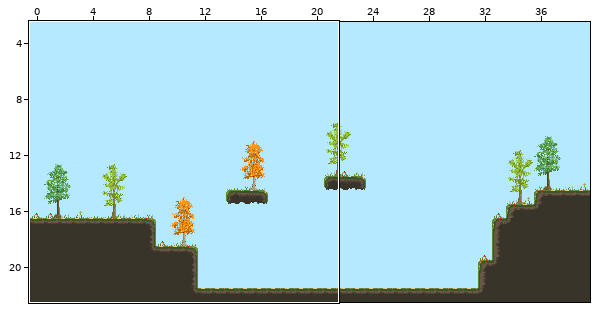
One commit to this Tiled map (JSON): src/assets/levels/level0.json. The first picture is a wide view before the edit; the outline marks the close-up.
Close-up. As it was:
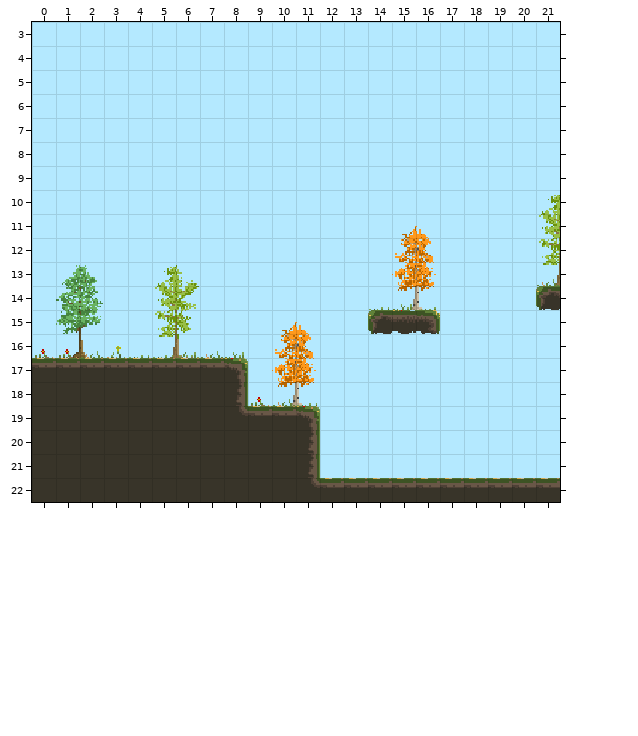
Cells are 16x16 px. Shown: x 0..21, y 3..22. The commit also changed other parts of the map, which this record leaves out.
Now the later version:
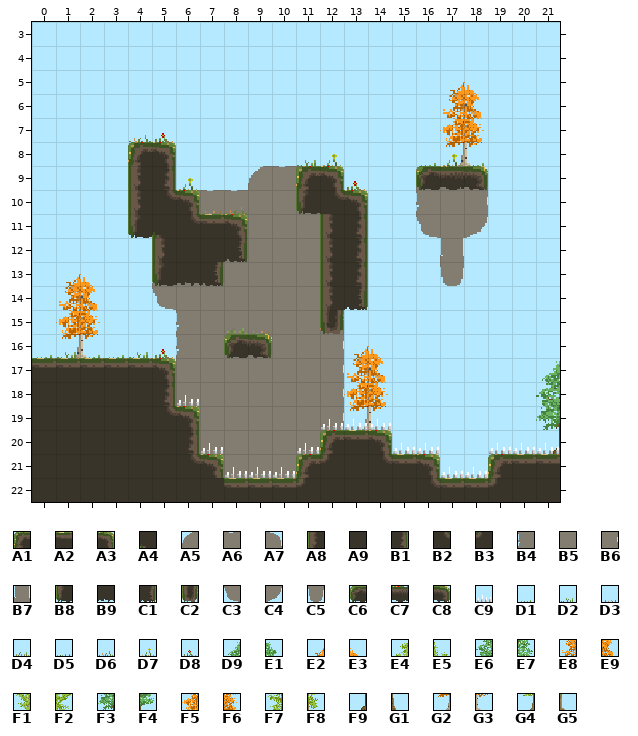
Key: from "TilesetForest": A1 0, A2 1, A3 2, A4 5, A5 8, A6 9, A7 10, A8 16, A9 17, B1 18, B2 20, B3 21, B4 24, B5 25, B6 26, B7 27, B8 32, B9 33, C1 34, C2 35, C3 40, C4 42, C5 43, C6 48, C7 49, C8 50, C9 62, D1 100, D2 101, D3 102, D4 103, D5 116, D6 117, D7 118, D8 119; from "TilesetTrees": D9 0, E1 1, E2 2, E3 3, E4 4, E5 5, E6 16, E7 17, E8 18, E9 19, F1 20, F2 21, F3 32, F4 33, F5 34, F6 35, F7 36, F8 37, F9 48, G1 49, G2 50, G3 51, G4 52, G5 53.
__ is an empty cell.
Tiles replaced or removed in this view: A2, A3, A9, B1, B2, C6, C7, C8, D1, D2, D4, D5, D6, D7, D8, D9, E1, E2, E3, E4, E5, E6, E7, E8, E9, F1, F2, F3, F4, F5, F6, F7, F8, F9, G1, G2, G3, G4, G5.
Tiles of an added or newly shown layer are drawn over the layers below it.
From old to new:
Changed rows in their new state; .. is an unchanged cell.
Layer "BackgroundLayer" (added):
first column x 5:
 9 .. .. .. .. A5 A6 A6 .. .. .. .. A5 A6 A7
10 .. A6 A6 A6 B5 B5 B5 .. .. .. .. B4 B5 B6
11 .. .. .. B5 B5 B5 B5 .. .. .. .. C3 B5 C4
12 .. .. .. B5 B5 B5 B5 .. .. .. .. .. B7 ..
13 B4 B5 B5 B5 B5 B5 B5 .. .. .. .. .. C5 ..
14 C3 B5 B5 B5 B5 B5 B5 .. .. .. .. .. .. ..
15 .. B4 B5 B5 B5 B5 B5 B6 .. .. .. .. .. ..
16 .. B4 B5 B5 B5 B5 B5 B6 .. .. .. .. .. ..
17 .. B5 B5 B5 B5 B5 B5 B6 .. .. .. .. .. ..
18 .. B5 B5 B5 B5 B5 B5 B6 .. .. .. .. .. ..
19 .. B5 B5 B5 B5 B5 B5 B6 .. .. .. .. .. ..
20 .. .. B5 B5 B5 B5 B5 B6 .. .. .. .. .. ..
21 .. .. B5 B5 B5 B5 B5 .. .. .. .. .. .. ..
Layer "GroundLayer":
first column x 4:
 8 A1 A3 .. .. .. .. .. .. .. .. .. .. .. .. .. .. .. ..
 9 A8 B1 .. .. .. .. .. A1 A3 .. .. .. C6 C7 C8 .. .. ..
10 A8 B2 A3 .. .. .. .. B8 B2 A3 .. .. .. .. .. .. .. ..
11 B8 A4 B2 A2 A3 .. .. .. A8 B1 .. .. .. .. .. .. .. ..
12 .. A8 A9 A9 C1 .. .. .. A8 B1 .. .. .. .. .. .. .. ..
13 .. B8 B9 C1 .. .. .. .. A8 B1 .. .. .. .. .. .. .. ..
14 .. .. .. .. .. .. .. .. A8 C1 .. .. .. .. .. .. .. __
15 .. .. .. .. .. .. .. .. C2 .. __ __ __ .. .. .. .. ..
16 .. .. .. .. C6 C8 .. .. .. .. .. .. .. .. .. .. .. ..
17 .. A3 __ __ __ .. .. .. .. .. .. .. .. .. .. .. .. ..
18 .. B1 __ __ __ .. .. .. .. .. .. .. .. .. .. .. .. ..
19 .. B2 A3 __ __ __ __ __ .. .. .. .. .. .. .. .. .. ..
20 .. .. B1 __ __ __ __ __ A1 A2 A3 .. .. .. .. .. .. ..
21 .. .. B2 A3 __ __ __ A1 B3 A9 B2 A2 A3 .. .. A1 A2 A2
22 .. .. .. .. A2 A2 A2 B3 A9 A9 A9 A9 B2 .. .. B3 A9 A9
Layer "Trees":
first column x 1:
 5 .. .. .. .. .. .. .. .. .. .. .. .. .. .. .. .. E2 E3 .. .. ..
 6 .. .. .. .. .. .. .. .. .. .. .. .. .. .. .. .. E8 E9 .. .. ..
 7 .. .. .. .. .. .. .. .. .. .. .. .. .. .. .. .. F5 F6 .. .. ..
 8 .. .. .. .. .. .. .. .. .. .. .. .. .. .. .. .. G2 G3 .. .. ..
10 .. .. .. .. .. .. .. .. .. .. .. .. .. .. .. .. .. .. .. .. __
11 .. .. .. .. .. .. .. .. .. .. .. .. .. .. __ __ .. .. .. .. __
12 .. .. .. .. .. .. .. .. .. .. .. .. .. .. __ __ .. .. .. .. __
13 E2 E3 .. .. __ __ .. .. .. .. .. .. .. .. __ __ .. .. .. .. __
14 E8 E9 .. .. __ __ .. .. .. .. .. .. .. .. __ __ .. .. .. .. ..
15 F5 F6 .. .. __ __ .. .. .. __ __ .. .. .. .. .. .. .. .. .. ..
16 G2 G3 .. .. __ __ .. .. .. __ __ .. E2 E3 .. .. .. .. .. .. ..
17 .. .. .. .. .. .. .. .. .. __ __ .. E8 E9 .. .. .. .. .. .. D9
18 .. .. .. .. .. .. .. .. .. __ __ .. F5 F6 .. .. .. .. .. .. E6
19 .. .. .. .. .. .. .. .. .. .. .. .. G2 G3 .. .. .. .. .. .. F3
20 .. .. .. .. .. .. .. .. .. .. .. .. .. .. .. .. .. .. .. .. F9
Layer "Grass":
first column x 0:
 7 .. .. .. .. D6 D8 .. .. .. .. .. .. .. .. .. .. .. .. .. .. .. ..
 8 .. .. .. .. .. .. .. .. .. .. .. D2 D7 .. .. .. D1 D7 D1 .. .. ..
 9 .. .. .. .. .. .. D7 .. .. .. .. .. .. D8 .. .. .. .. .. .. .. ..
10 .. .. .. .. .. .. .. D3 D6 .. .. .. .. .. .. .. .. .. .. .. .. ..
13 .. .. .. .. .. .. .. .. .. .. .. .. .. .. .. .. .. .. .. .. .. __
14 .. .. .. .. .. .. .. .. .. .. .. .. .. .. __ __ __ .. .. .. .. ..
15 .. .. .. .. .. .. .. .. D4 D3 .. .. .. .. .. .. .. .. .. .. .. ..
16 D1 D2 D1 D1 D2 D8 __ __ __ .. .. .. .. .. .. .. .. .. .. .. .. ..
18 .. .. .. .. .. .. C9 .. .. __ __ __ .. .. .. .. .. .. .. .. .. ..
19 .. .. .. .. .. .. .. .. .. .. .. .. C9 C9 C9 .. .. .. .. .. .. ..
20 .. .. .. .. .. .. .. C9 .. .. .. C9 .. .. .. C9 C9 .. .. C9 C9 C9
21 .. .. .. .. .. .. .. .. C9 C9 C9 .. .. .. .. .. .. C9 C9 .. .. ..
Changed places in both close-ups, as pixel boxes (x1, y1, x2, y2):
changed: (35, 82, 560, 488)
